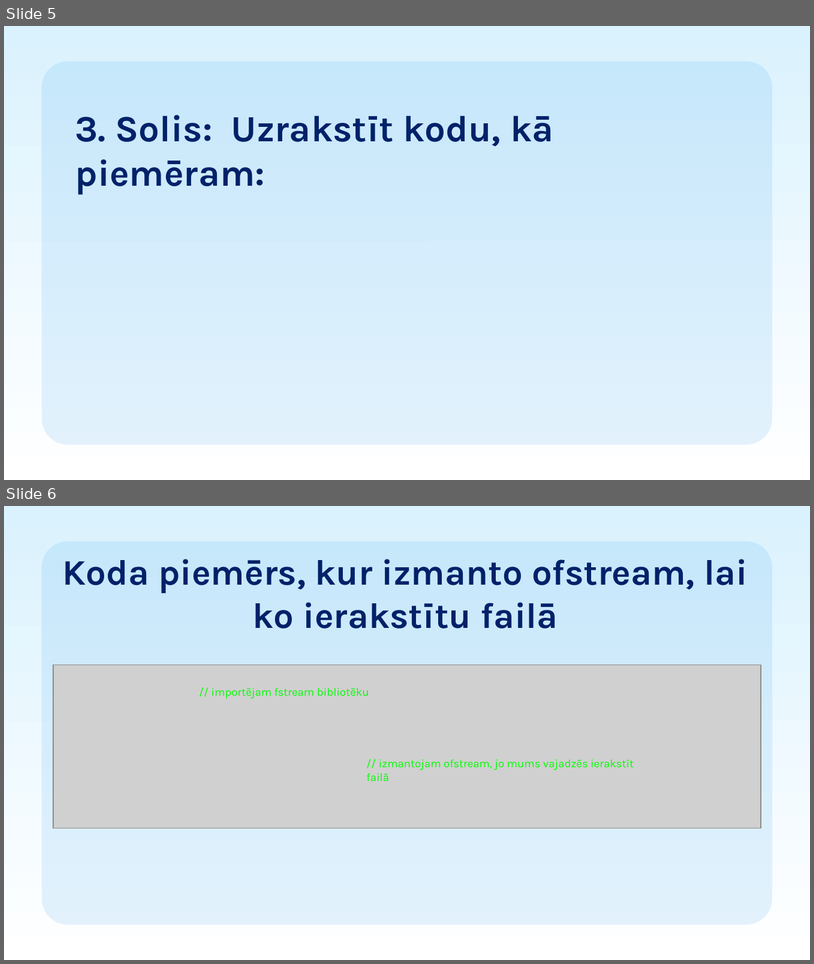
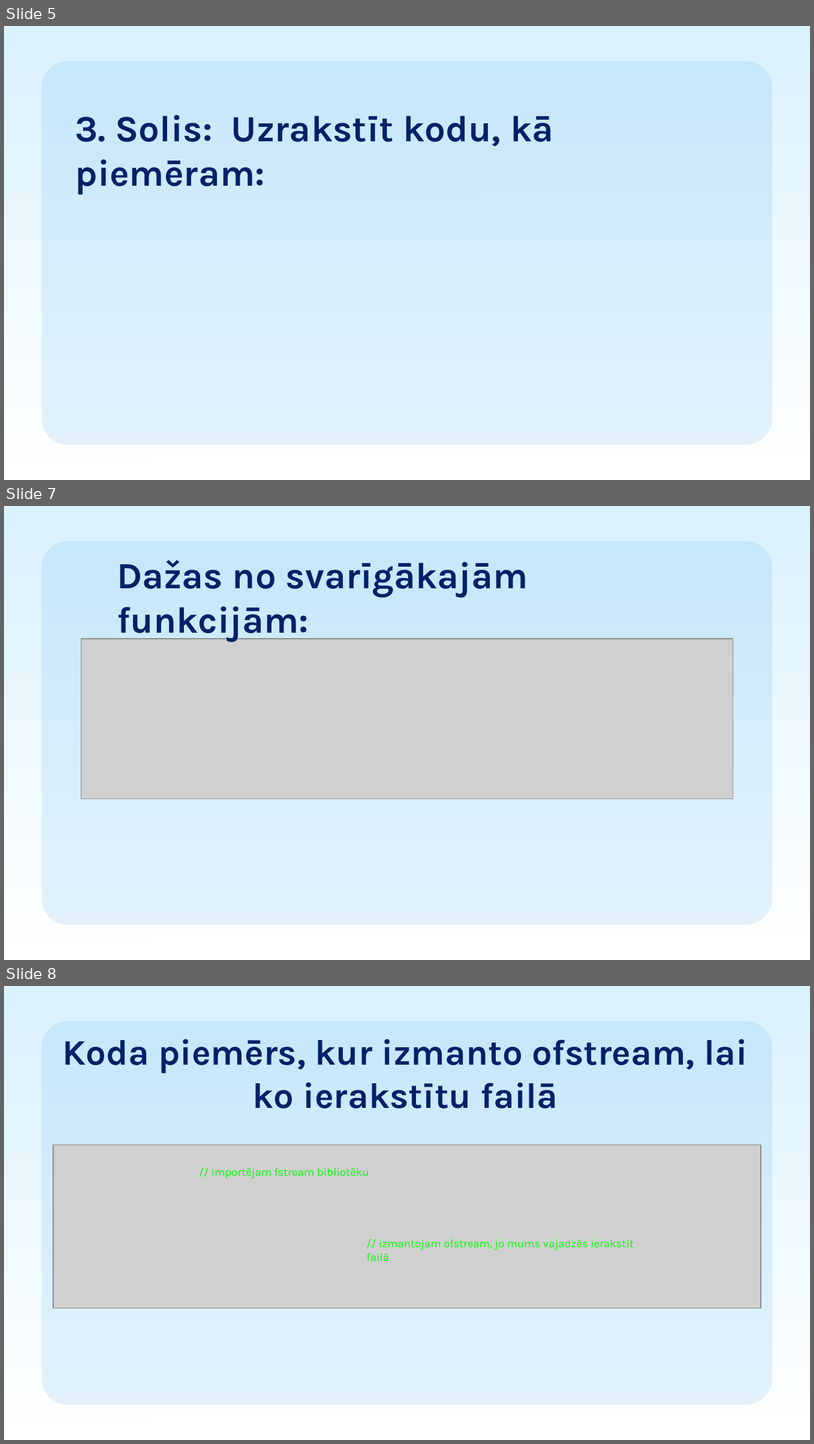
Before and after one commit to SilinsLVT/Teksta_Datnes_Eksamens, a slide deck: Materiāls un diagrammas/TekstaDatnes_Lukass.pptx. Shown one above the other, each under a label of ours: slides 5 and 6 before the commit, slides 5, 7 and 8 after it; the slides between them are not shown. The pictures are 814x964 and 814x1444 pixels, drawn with LibreOffice and Linux fonts; fonts in the diff are those of the drawing; grey boxes stand for pictures. Boxes give left, top, right and bottom in pixels: in the first picture for what was removed or moved away, otherwise in the second. Text is boxed around its words. In the diff, an @@ line names an element or a change of style, - is before the commit and + after.

```diff
--- a/Materiāls un diagrammas/TekstaDatnes_Lukass.pptx
+++ b/Materiāls un diagrammas/TekstaDatnes_Lukass.pptx
@@ slide 7 added at (x1=4, y1=506, x2=810, y2=960), background gradient #FFFFFF to #DAF2FE; not listed: 1 template element that a slide beside it also shows @@
@@ title added at (x1=117, y1=560, x2=528, y2=642), 33 pt, text #012169, bold @@
+Dažas no svarīgākajām funkcijām:
@@ picture added at (x1=81, y1=638, x2=734, y2=798) @@
@@ what was slide 6 is now slide 8 @@
```
Also in this commit, not shown: 1 other slide added, 2 other files.
